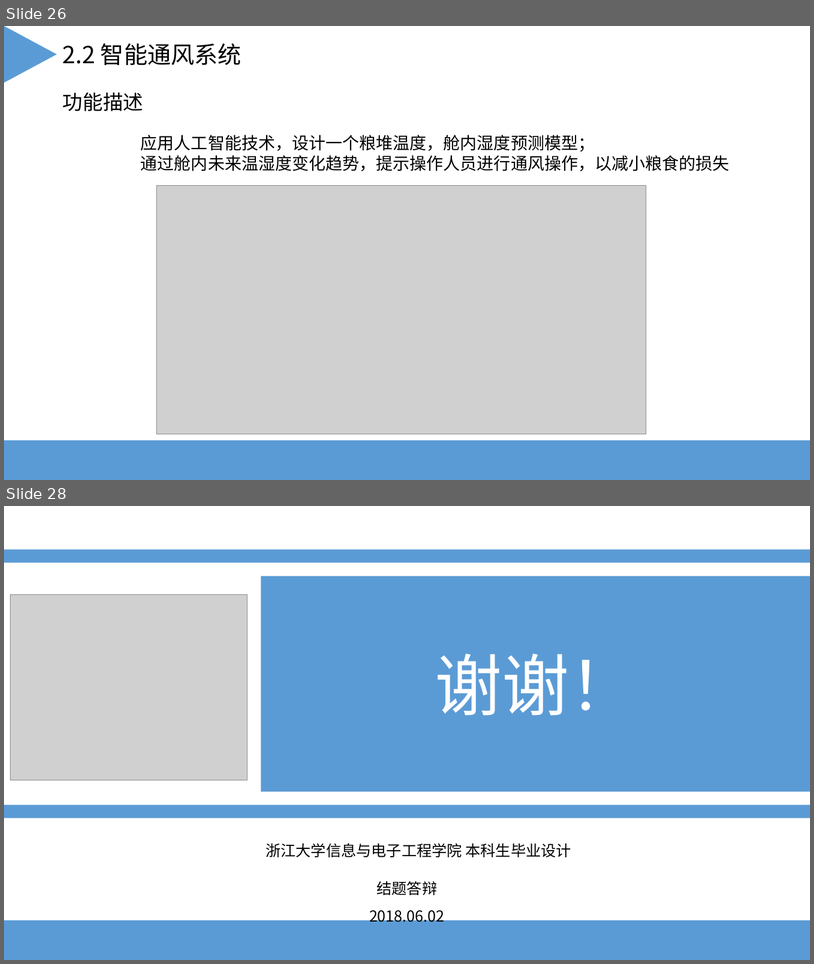
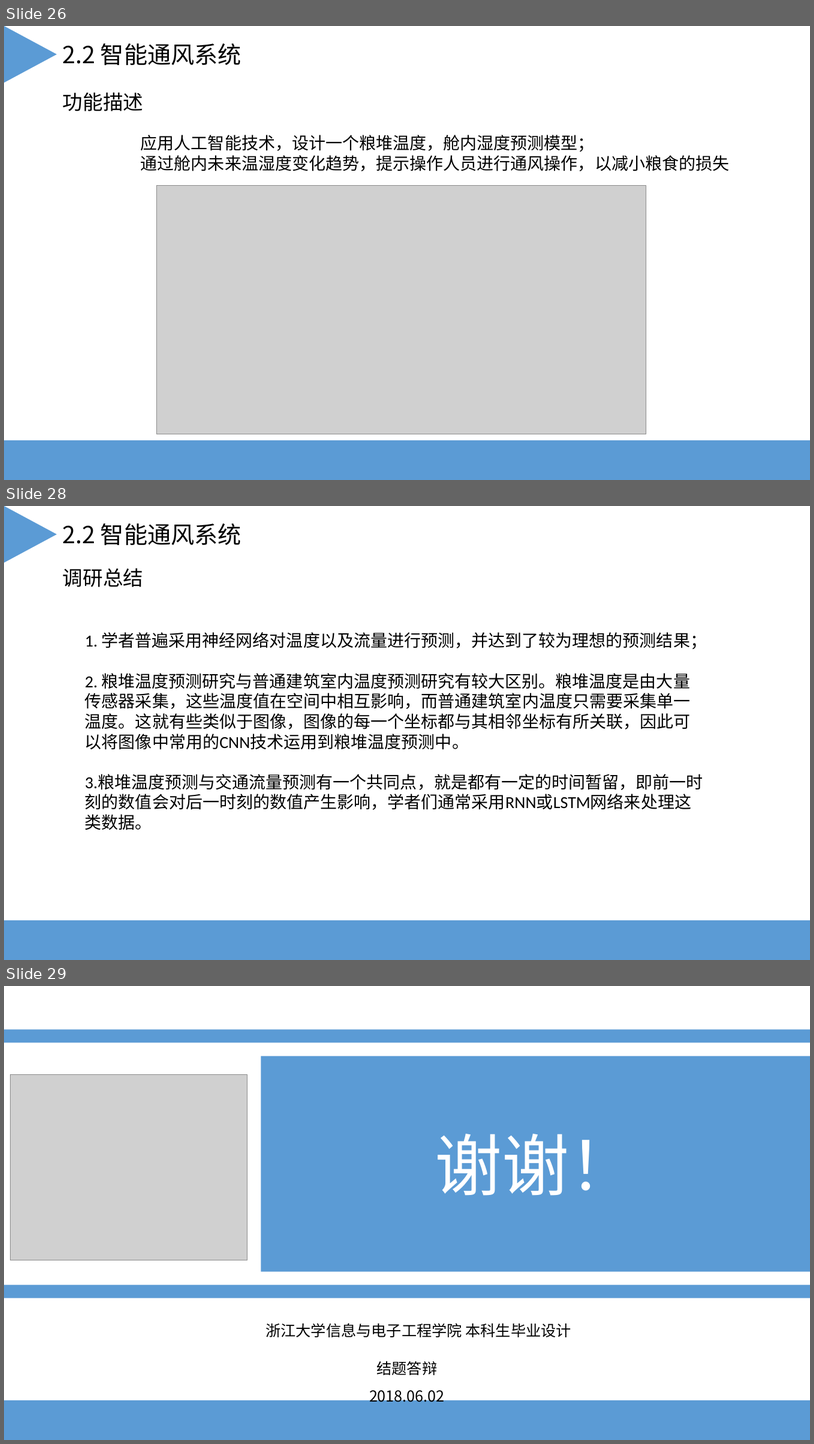
Before and after one commit to yangkaigithub/scada-task, a slide deck: 文档/毕设答辩.ppt. Shown one above the other, each under a label of ours: slides 26 and 28 before the commit, slides 26, 28 and 29 after it; the slides between them are not shown. The pictures are 814x964 and 814x1444 pixels, drawn with LibreOffice and Linux fonts; fonts in the diff are those of the drawing; grey boxes stand for pictures. Boxes give left, top, right and bottom in pixels: in the first picture for what was removed or moved away, otherwise in the second. Text is boxed around its words. In the diff, an @@ line names an element or a change of style, - is before the commit and + after.

```diff
--- a/文档/毕设答辩.ppt
+++ b/文档/毕设答辩.ppt
@@ slide 28 added at [4, 506, 810, 960], background #FFFFFF @@
@@ triangle added at [5, 506, 57, 562], fill #5B9BD5 @@
@@ text added at [63, 523, 242, 545], 28 pt, text #000000 @@
+2.2 智能通风系统
@@ text added at [63, 568, 143, 587], 24 pt, text #000000 @@
+调研总结
@@ text added at [85, 632, 708, 830], 20 pt, text #000000 @@
+1. 学者普遍采用神经网络对温度以及流量进行预测，并达到了较为理想的预测结果；
+2. 粮堆温度预测研究与普通建筑室内温度预测研究有较大区别。粮堆温度是由大量传感器采集，这些温度值在空间中相互影响，而普通建筑室内温度只需要采集单一温度。这就有些类似于图像，图像的每一个坐标都与其相邻坐标有所关联，因此可以将图像中常用的CNN技术运用到粮堆温度预测中。
+3.粮堆温度预测与交通流量预测有一个共同点，就是都有一定的时间暂留，即前一时刻的数值会对后一时刻的数值产生影响，学者们通常采用RNN或LSTM网络来处理这类数据。
@@ rectangle added at [4, 920, 810, 960], fill #5B9BD5 @@
@@ what was slide 28 is now slide 29 @@
```
Also in this commit, not shown: 1 slide changed, 1 other slide added, 1 slide removed.
